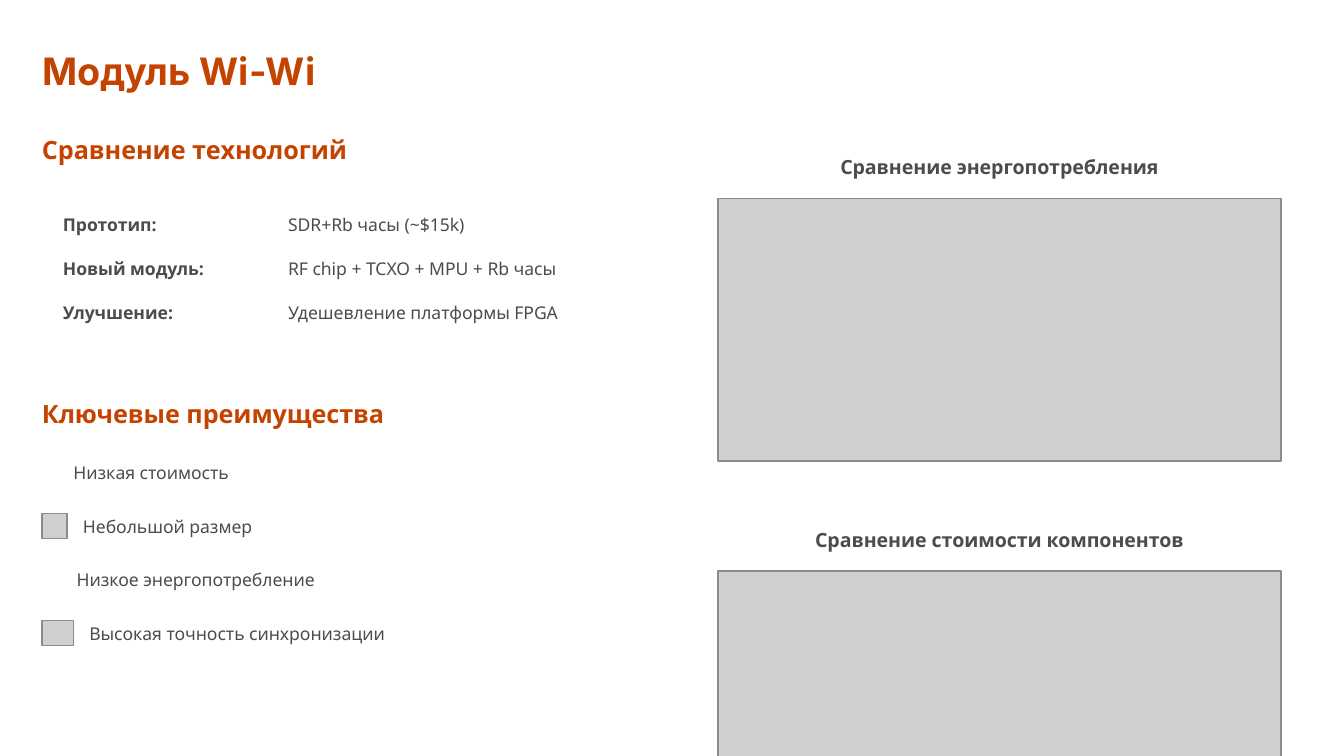
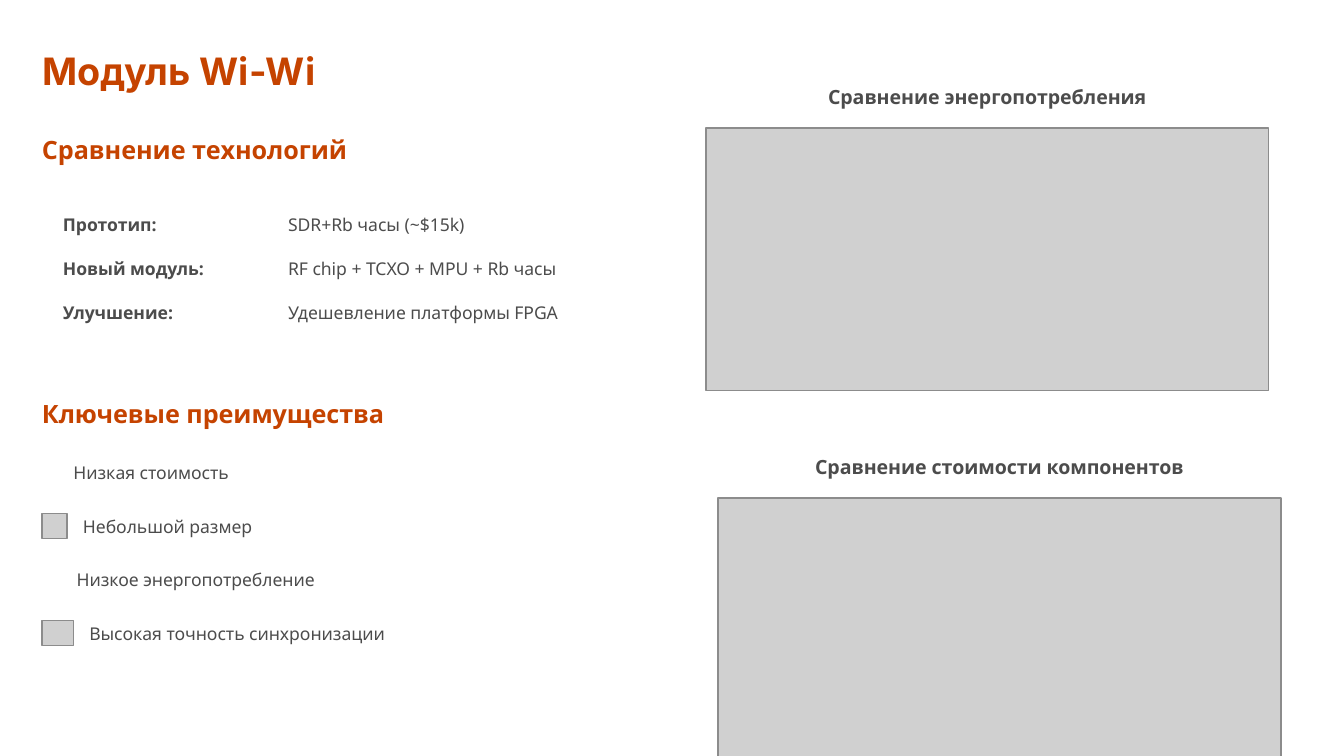
Before and after one commit to SiwaNetwork/QUANTUM, a slide deck: slide 6 of ДОКУМЕНТЫ/МАТЕРИАЛ СТАТЬИ/WIWI_SHIWA_NETWORK.pptx. Drawn at 1344x756 pixels with LibreOffice and Linux fonts; fonts in the diff are those of the drawing; grey boxes stand for pictures; background and template pictures are left out. Boxes give left, top, right and bottom in pixels: in the first picture for what was removed or moved away, otherwise in the second. Text is boxed around its words. In the diff, an @@ line names an element or a change of style, - is before the commit and + after.

```diff
--- a/ДОКУМЕНТЫ/МАТЕРИАЛ СТАТЬИ/WIWI_SHIWA_NETWORK.pptx
+++ b/ДОКУМЕНТЫ/МАТЕРИАЛ СТАТЬИ/WIWI_SHIWA_NETWORK.pptx
@@ rectangle: place and size @@
-rectangle at (706, 120, 1310, 472)
+rectangle at (694, 44, 1298, 396)
@@ text "Сравнение энергопотребления": place and size @@
-text "Сравнение энергопотребления" at (840, 159, 1159, 179)
+text "Сравнение энергопотребления" at (828, 89, 1147, 109)
@@ picture: place and size @@
-picture at (718, 199, 1281, 461)
+picture at (706, 128, 1269, 390)
@@ rectangle: place and size @@
-rectangle at (698, 503, 1302, 756)
+rectangle at (698, 430, 1302, 756)
@@ text "Сравнение стоимости компонентов": place and size @@
-text "Сравнение стоимости компонентов" at (815, 533, 1184, 552)
+text "Сравнение стоимости компонентов" at (815, 460, 1184, 479)
@@ picture: place and size @@
-picture at (718, 571, 1281, 756)
+picture at (718, 499, 1281, 756)
```
Also in this commit, not shown: 1 other slide changed, 6 other files.
